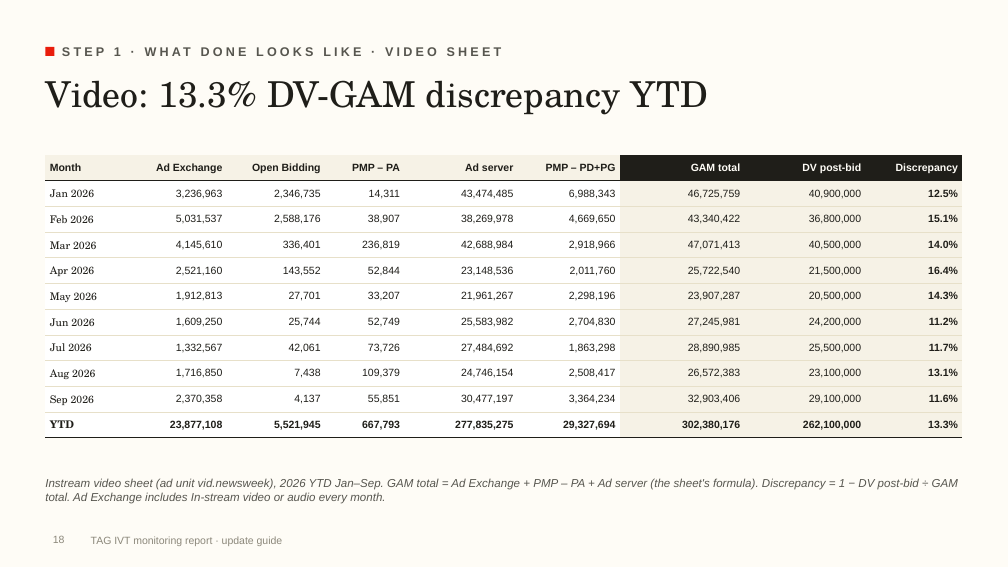
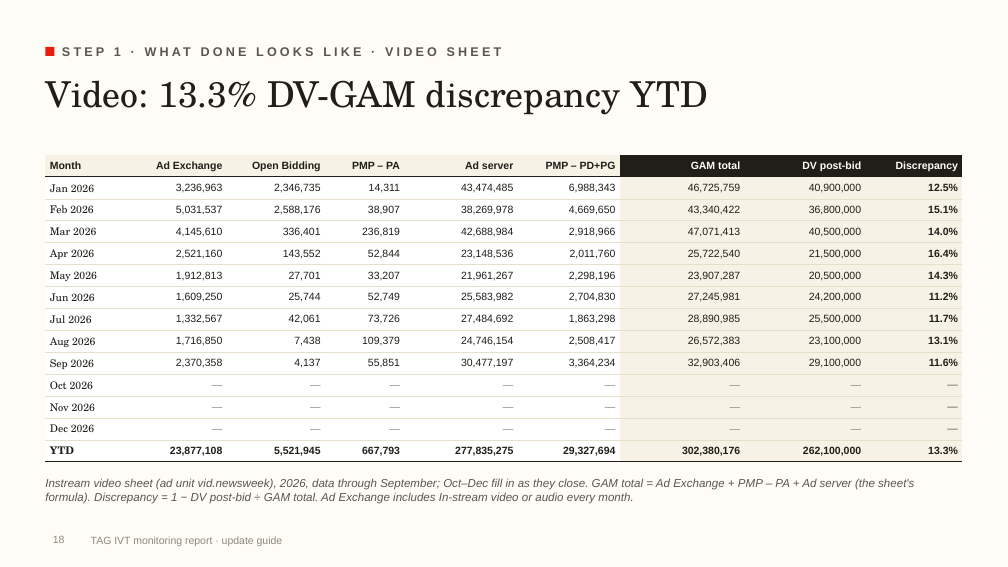
Before and after one commit to rogerhirano-nw/yield-dashboard, a slide deck: slide 18 of docs/TAG_IVT_Report_Update_Guide.pptx. Drawn at 1008x567 pixels with LibreOffice and Linux fonts; fonts in the diff are those of the drawing; background and template pictures are left out. Boxes give left, top, right and bottom in pixels: in the first picture for what was removed or moved away, otherwise in the second. Text is boxed around its words. In the diff, an @@ line names an element or a change of style, - is before the commit and + after.

```diff
--- a/docs/TAG_IVT_Report_Update_Guide.pptx
+++ b/docs/TAG_IVT_Report_Update_Guide.pptx
@@ table at <box>45,155,963,460</box> @@
+row 11: Oct 2026 | — | — | — | — | — | — | — | —
+row 12: Nov 2026 | — | — | — | — | — | — | — | —
+row 13: Dec 2026 | — | — | — | — | — | — | — | —
@@ text at <box>45,478,914,504</box>: text changed @@
-Instream video sheet (ad unit vid.newsweek), 2026 YTD Jan–Sep. GAM total = Ad Exchange + PMP – PA + Ad server (the sheet's formula). Discrepancy = 1 − DV post-bid ÷ GAM total. Ad Exchange includes In-stream video or audio every month.
+Instream video sheet (ad unit vid.newsweek), 2026, data through September; Oct–Dec fill in as they close. GAM total = Ad Exchange + PMP – PA + Ad server (the sheet's formula). Discrepancy = 1 − DV post-bid ÷ GAM total. Ad Exchange includes In-stream video or audio every month.
```
Also in this commit, not shown: 4 other slides changed, 1 other file.
